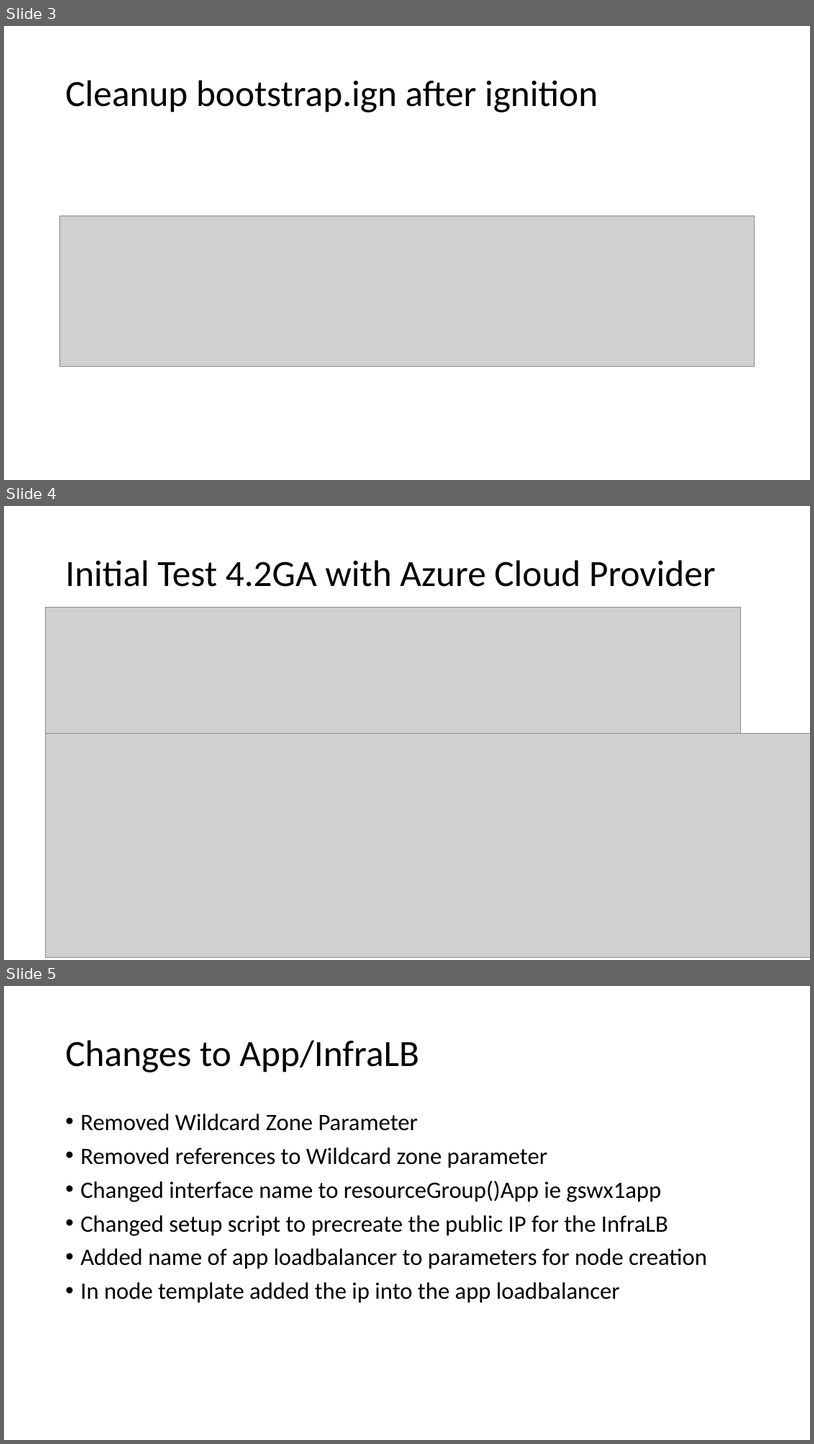
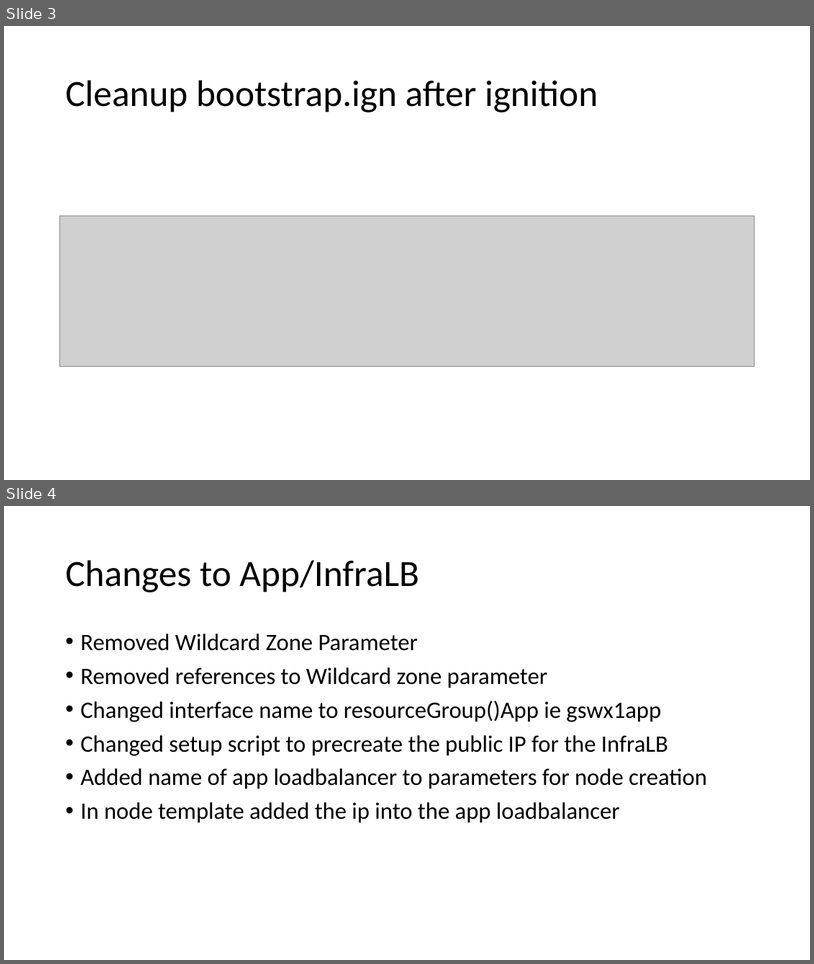
Before and after one commit to glennswest/ocpupi4azure, a slide deck: doc/azocpupidemo3.pptx. Shown one above the other, each under a label of ours: slides 3, 4 and 5 before the commit, slides 3 and 4 after it. The pictures are 814x1444 and 814x964 pixels, drawn with LibreOffice and Linux fonts; fonts in the diff are those of the drawing; grey boxes stand for pictures. Boxes give left, top, right and bottom in pixels: in the first picture for what was removed or moved away, otherwise in the second. Text is boxed around its words. In the diff, an @@ line names an element or a change of style, - is before the commit and + after.

```diff
--- a/doc/azocpupidemo3.pptx
+++ b/doc/azocpupidemo3.pptx
@@ slide 4 removed at (x1=4, y1=506, x2=810, y2=960), background #FFFFFF @@
@@ title removed at (x1=65, y1=560, x2=716, y2=587) @@
-Initial Test 4.2GA with Azure Cloud Provider
@@ picture removed at (x1=46, y1=607, x2=741, y2=734) @@
@@ picture removed at (x1=46, y1=733, x2=810, y2=957) @@
@@ what was slide 5 is now slide 4 @@
```
Also in this commit, not shown: 5 slides changed, 26 slides added, 2 other files.
